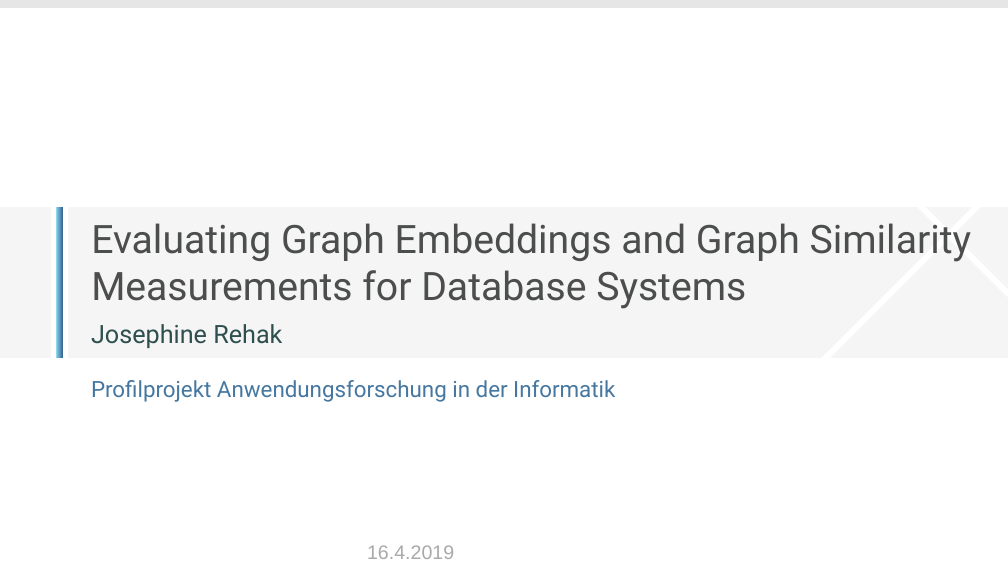
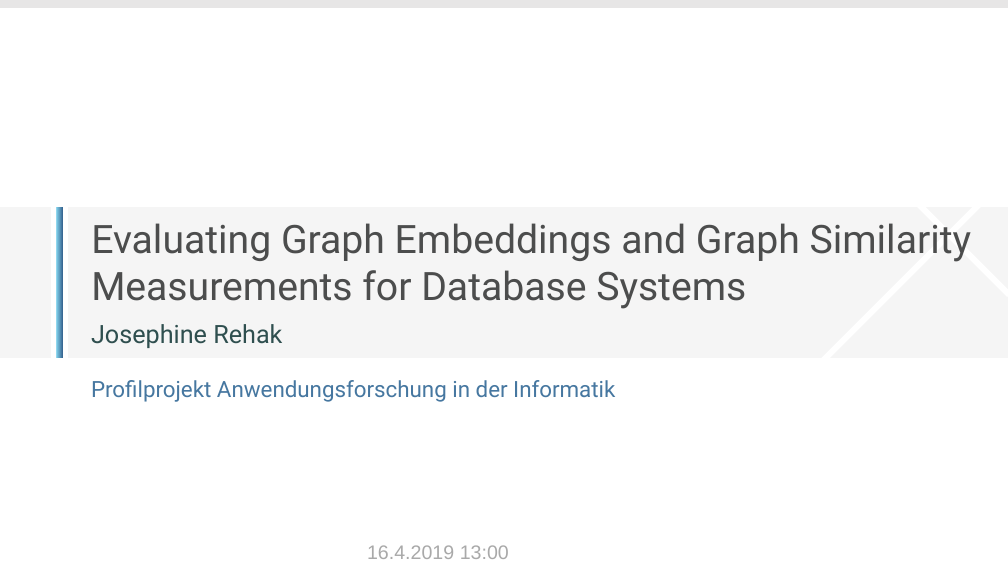
Before and after one commit to daelmo/DB2GraphGenerator, a slide deck: slide 1 of presentation/Analyse_eines_Forschungsthemas.odp. Drawn at 1008x567 pixels with LibreOffice and Linux fonts; fonts in the diff are those of the drawing; background and template pictures are left out. Boxes give left, top, right and bottom in pixels: in the first picture for what was removed or moved away, otherwise in the second. Text is boxed around its words. In the diff, an @@ line names an element or a change of style, - is before the commit and + after.

```diff
--- a/presentation/Analyse_eines_Forschungsthemas.odp
+++ b/presentation/Analyse_eines_Forschungsthemas.odp
@@ text at box(367, 545, 509, 559): text changed @@
-16.4.2019
+16.4.2019 13:00
```
Also in this commit, not shown: 8 other slides changed, 12 slides added, 8 slides removed, 1 other file.
